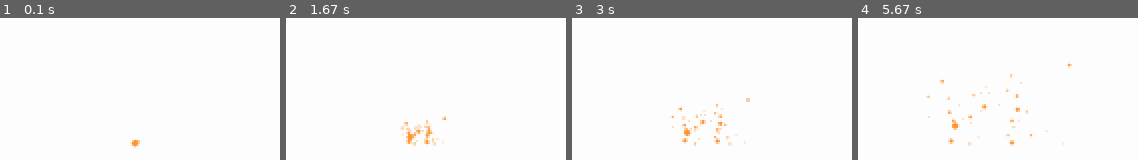
Above: before the commit, frames 1-4 (left to right).
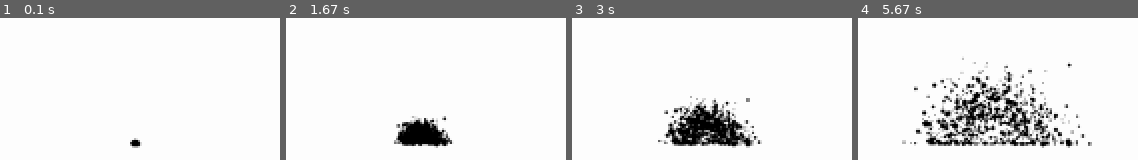
Above: after the commit, the same moments.

Repository: JBalsells/physics_simulations
Game: pygame game, started from projectile launcher/projectile.py
The game is run twice, just before and just after one commit, with the same random seed, the same clock (stepped at 60 frames per second) and the same inputs.
Inputs:
- Up to frame 1 (0.1 s): no input
- Up to frame 2 (1.67 s): no input
- Up to frame 3 (3 s): no input
- Up to frame 4 (5.67 s): no input

The runs differ from the first frame. In frame 1, 0.2% of the frame differs, in the area x 46-51%, y 84-92%; in frame 2, 3.1%; in frame 3, 7.3%; in frame 4, 14%, in the area x 15-84%, y 28-92%.

Commit message:
adding friction

Diff:
--- a/projectile launcher/projectile.py
+++ b/projectile launcher/projectile.py
@@ -5,12 +5,11 @@
 
 WHITE = (255, 255, 255)
 WIDTH, HEIGHT = 3200, 800
-x_reference = WIDTH/2
+x_reference = WIDTH / 2
 y_reference = 50
 
 class Projectile():
     def __init__(self, width, height, x_reference, y_reference):
-
         mu_speed = 50
         sigma_speed = 20
 
@@ -24,13 +23,10 @@
         self.mass = random.gauss(mu_mass, sigma_mass)
         self.initial_angle = random.uniform(-90, 90)
         self.initial_speed = random.gauss(mu_speed, sigma_speed)
-        self.rebound_coefficient = random.gauss(0.5, 0.4)
-        self.colour = (255,150,50)
+        self.friction = random.gauss(0.5, 0.1)
+        self.colour = (0, 0, 0)
 
         self.trajectory = self.__projectile_launch(x_reference, y_reference)
-
-    def __rebound_mass_coef(self):
-        return max(0.4, self.rebound_coefficient - (self.mass / 50))
 
     def __projectile_launch(self, x, y):
         rad_angle = math.radians(abs(self.initial_angle))
@@ -49,10 +45,10 @@
 
             if y <= 50:
                 y = 50
-                rebound_coef = self.__rebound_mass_coef()
-                vy = -vy * rebound_coef
+                friction_effect = 1 - (self.friction * (self.mass / 10))  # Fricción depende de la masa
+                vy = -vy * max(0, friction_effect)  # Evita valores negativos
 
-                print(f"Masa: {self.mass:.2f} kg, Ángulo: {self.initial_angle}°, Coef. de rebote: {rebound_coef:.2f}, Nueva velocidad: {vy:.2f} m/s")
+                print(f"Masa: {self.mass:.2f} kg, Ángulo: {self.initial_angle}°, Fricción: {self.friction:.2f}, Nueva velocidad: {vy:.2f} m/s")
 
                 if abs(vy) < 1:
                     break
@@ -70,7 +66,7 @@
     pygame.display.set_caption("Projectile Launcher Simulator")
 
     running = True
-    projectiles = [Projectile(WIDTH, HEIGHT, x_reference, y_reference) for _ in range(50)]
+    projectiles = [Projectile(WIDTH, HEIGHT, x_reference, y_reference) for _ in range(1000)]
 
     index = 0
     max_length = max(len(p.trajectory) for p in projectiles)
@@ -90,7 +86,6 @@
         if index >= max_length:
             break
 
-        # time.sleep(0.0001)
         pygame.display.flip()
 
     pygame.quit()
